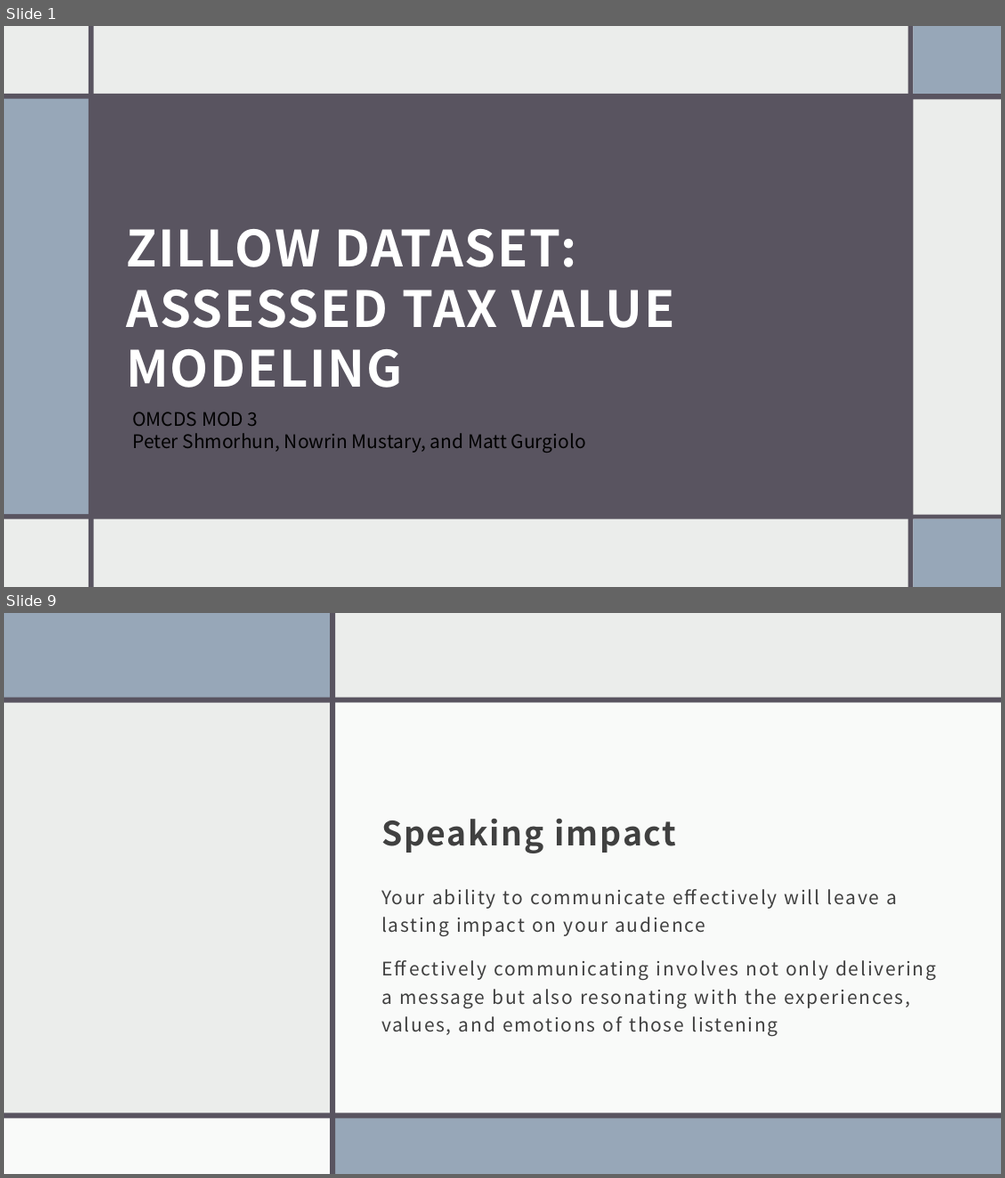
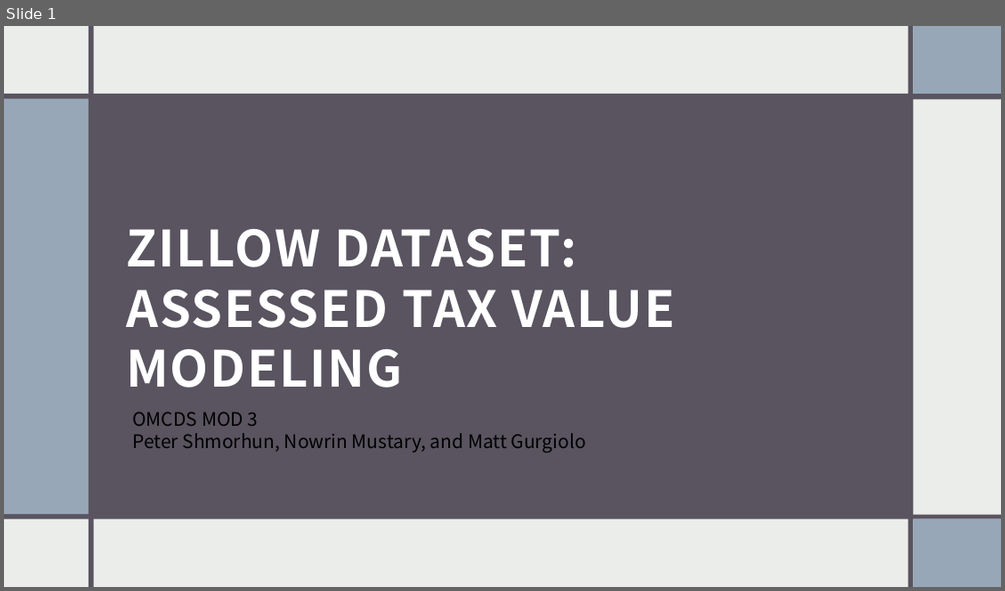
Before and after one commit to shmorhunmsds/ml_final_project, a slide deck: presentation.pptx. Shown one above the other, each under a label of ours: slides 1 and 9 before the commit, slide 1 after it; the slides between them are not shown. The pictures are 1005x1178 and 1005x591 pixels, drawn with LibreOffice and Linux fonts; fonts in the diff are those of the drawing. Boxes give left, top, right and bottom in pixels: in the first picture for what was removed or moved away, otherwise in the second. Text is boxed around its words. In the diff, an @@ line names an element or a change of style, - is before the commit and + after.

```diff
--- a/presentation.pptx
+++ b/presentation.pptx
@@ slide 9 removed at box(4, 613, 1001, 1174), background #EBEDEB @@
@@ rectangle removed at box(4, 613, 1001, 1174) @@
@@ rectangle removed at box(4, 613, 332, 699) @@
@@ rectangle removed at box(330, 613, 335, 1174) @@
@@ rectangle removed at box(384, 613, 389, 1174) @@
@@ rectangle removed at box(390, 613, 1001, 1174) @@
@@ rectangle removed at box(4, 698, 1001, 703) @@
@@ rectangle removed at box(330, 703, 1001, 1113) @@
@@ title removed at box(381, 818, 677, 853) @@
-Speaking impact
@@ text removed at box(381, 889, 936, 1036) @@
-Your ability to communicate effectively will leave a lasting impact on your audience
-Effectively communicating involves not only delivering a message but also resonating with the experiences, values, and emotions of those listening
@@ rectangle removed at box(4, 1117, 330, 1174) @@
@@ rectangle removed at box(4, 1112, 1001, 1118) @@
@@ rectangle removed at box(334, 1116, 1001, 1174) @@
```
Also in this commit, not shown: 4 slides changed, 7 slides added, 7 other slides removed.
